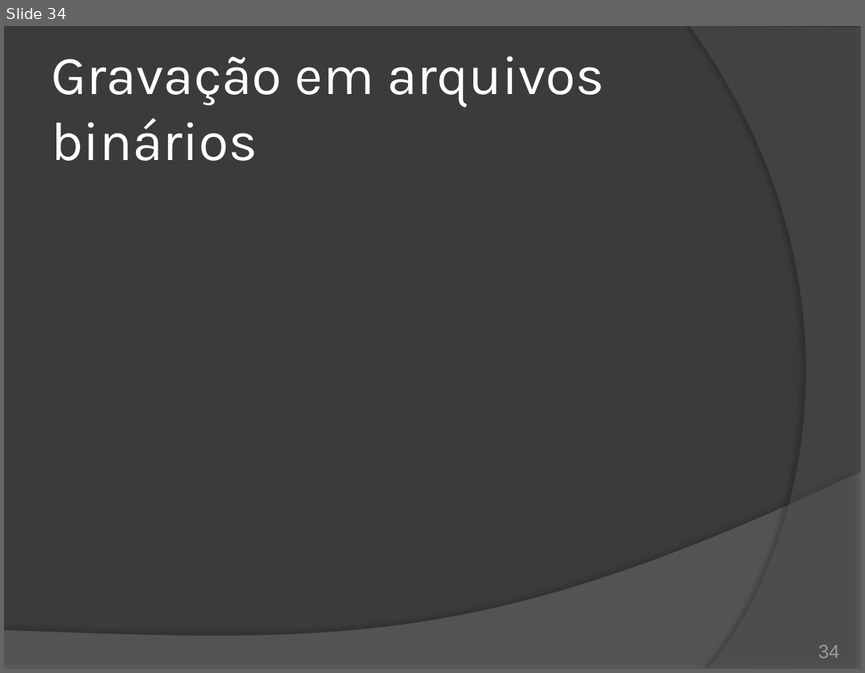
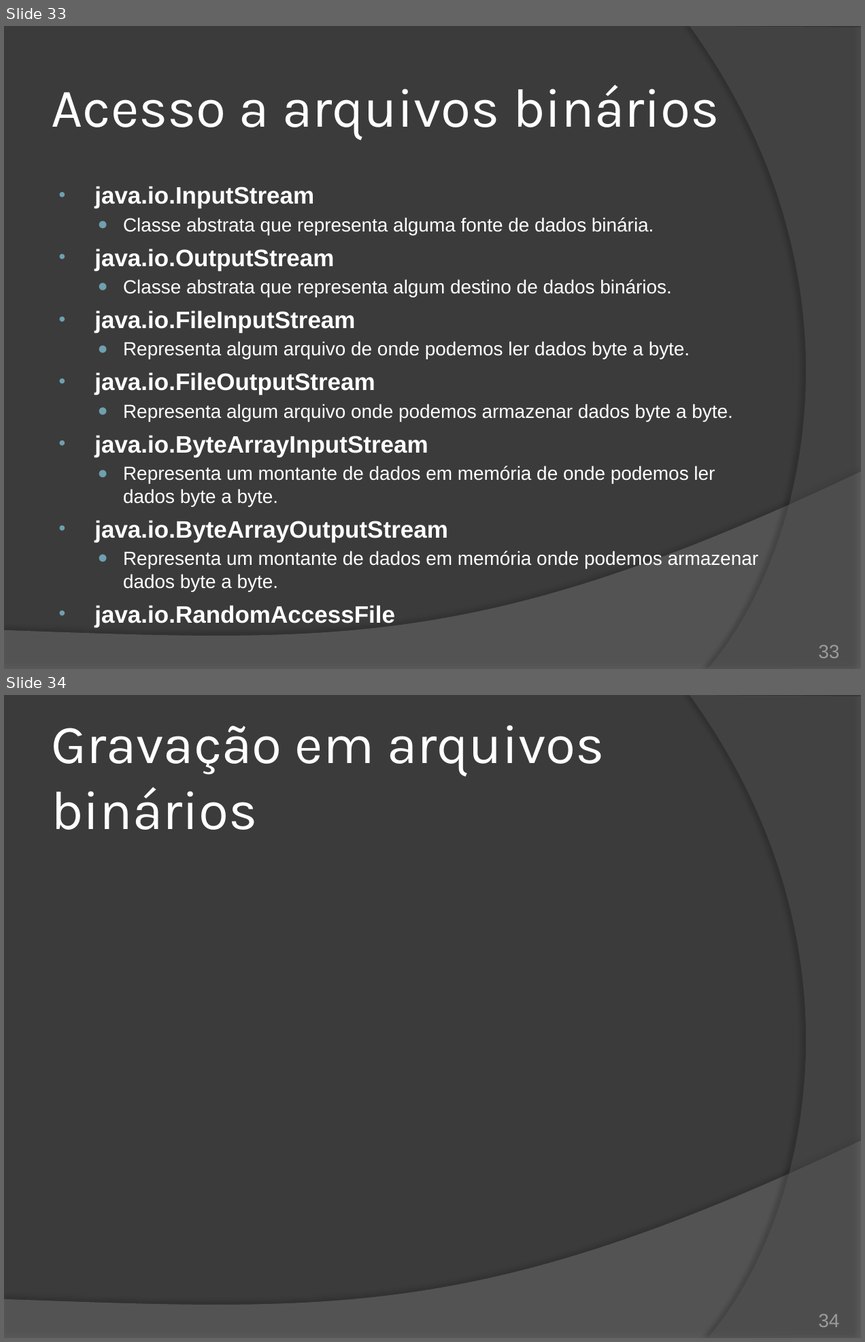
Before and after one commit to duchesqui/slzvieira-training, a slide deck: 2-Java-Programmer-Modulo-II/16.Capitulo10.pptx. Shown one above the other, each under a label of ours: slide 34 before the commit, slides 33 and 34 after it. The pictures are 865x673 and 865x1342 pixels, drawn with LibreOffice and Linux fonts; fonts in the diff are those of the drawing. Boxes give left, top, right and bottom in pixels: in the first picture for what was removed or moved away, otherwise in the second. Text is boxed around its words. In the diff, an @@ line names an element or a change of style, - is before the commit and + after.

```diff
--- a/2-Java-Programmer-Modulo-II/16.Capitulo10.pptx
+++ b/2-Java-Programmer-Modulo-II/16.Capitulo10.pptx
@@ slide 33 added at <box>4,26,861,669</box>, background #3B3B3B; not listed: 2 template elements that a slide beside it also shows @@
@@ title added at <box>51,84,719,140</box>, 46 pt, text #FFFFFF @@
+Acesso a arquivos binários
@@ text added at <box>94,186,758,591</box>, 16 pt, text #FFFFFF @@
+• java.io.InputStream
+  ● Classe abstrata que representa alguma fonte de dados binária.
+• java.io.OutputStream
+  ● Classe abstrata que representa algum destino de dados binários.
+• java.io.FileInputStream
+  ● Representa algum arquivo de onde podemos ler dados byte a byte.
+• java.io.FileOutputStream
+  ● Representa algum arquivo onde podemos armazenar dados byte a byte.
+• java.io.ByteArrayInputStream
+  ● Representa um montante de dados em memória de onde podemos ler dados byte a byte.
+• java.io.ByteArrayOutputStream
+  ● Representa um montante de dados em memória onde podemos armazenar dados byte a byte.
+• java.io.RandomAccessFile
@@ page number added at <box>818,645,839,658</box>, 16 pt, text #9D9B9A @@
+33
```
Also in this commit, not shown: 14 slides changed, 8 other slides added, 1 slide removed, 8 other files.
